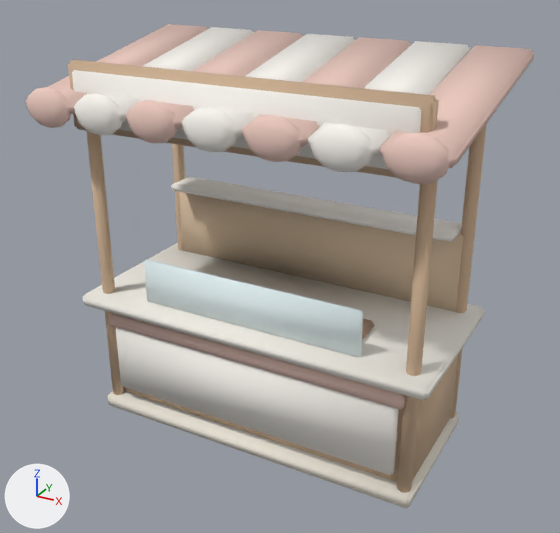
Before and after pictures for a commit that changed the FBX model CarrinhoSorvete_NovoProjeto/Assets/GirlPower/Orla3D/Models/MarketStall_Sushi.fbx.
The view is the same before and after, from a camera (50 mm lens) standing at (2.41, -4.39, 3.43) and looking at (0.05, -0.08, 1.28). The lights are fixed; the arrows at lower left show +X, +Y and +Z. The first picture is the older version. Where no turn or scale is listed for an object, it has been applied to the vertices.

Names of what the first picture shows: 'Estab_Base', 'Estab_CanopyFade'.
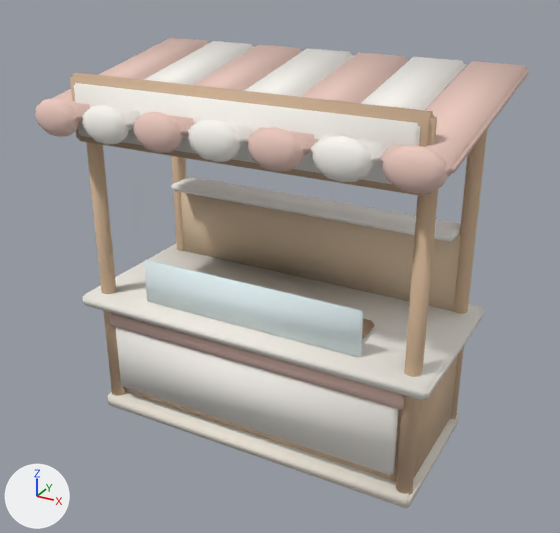
Location of each change, [x1, y1, x2, y2] in pixels of the pictures (560 x 533 px; the box of a moved part takes in the faces that stretch with it):
'Estab_Base', reshaped: before [68, 60, 487, 508]; after [70, 73, 487, 508]
'Estab_CanopyFade', reshaped, moved: before [26, 24, 534, 184]; after [35, 38, 529, 193]
part 1 of me_awning_0, moved or reshaped: before [26, 24, 208, 114]; after [35, 38, 209, 123]
part 2 of me_awning_0, moved or reshaped: before [26, 87, 71, 128]; after [35, 98, 79, 137]
part 3 of me_awning_0, moved or reshaped: before [74, 27, 254, 122]; after [82, 41, 254, 130]
part 4 of me_awning_0, moved or reshaped: before [75, 93, 122, 135]; after [82, 105, 129, 144]
part 5 of me_awning_0, moved or reshaped: before [125, 30, 303, 129]; after [133, 45, 302, 138]
part 6 of me_awning_0, moved or reshaped: before [181, 34, 355, 138]; after [188, 48, 354, 146]
part 7 of me_awning_0, moved or reshaped: before [242, 37, 411, 147]; after [247, 52, 408, 156]
part 8 of me_awning_0, moved or reshaped: before [308, 41, 470, 157]; after [311, 57, 466, 166]
part 9 of me_awning_0, moved or reshaped: before [310, 124, 372, 172]; after [312, 136, 374, 182]
part 10 of me_awning_0, moved or reshaped: before [380, 45, 534, 168]; after [381, 61, 529, 177]
part 11 of me_awning_0, moved or reshaped: before [383, 133, 449, 184]; after [382, 146, 449, 193]
part 12 of me_awning_0, moved or reshaped: before [127, 100, 301, 162]; after [133, 112, 305, 171]
part 13 of me_baseplinth, moved or reshaped: before [68, 60, 439, 178]; after [70, 73, 437, 196]
part 14 of me_baseplinth, moved or reshaped: before [72, 70, 421, 169]; after [74, 83, 420, 184]
part 15 of me_baseplinth, moved or reshaped (mostly hidden): before [86, 123, 487, 493]; after [86, 130, 487, 495]

Patch to the scene script:
```diff
--- a/CarrinhoSorvete_NovoProjeto/Assets/GirlPower/Orla3D/Models/MarketStall_Sushi.fbx.py
+++ b/CarrinhoSorvete_NovoProjeto/Assets/GirlPower/Orla3D/Models/MarketStall_Sushi.fbx.py
@@ me_baseplinth @@
-me_baseplinth.from_pydata(...)  # 848 vertices, 768 faces; spans x -1.32..1.32, y -0.64..0.62, z 0.0..2.64
+me_baseplinth.from_pydata(...)  # 864 vertices, 776 faces; spans x -1.32..1.32, y -0.64..0.62, z 0.0..2.56
+# me_baseplinth part 13: the loose piece of 32 vertices spanning x -1.22..1.22, y -0.62..-0.52, z 2.2..2.64 is moved by (0.0, 0.0, -0.08)
+# me_baseplinth part 14: the loose piece of 32 vertices spanning x -1.15..1.15, y -0.64..-0.56, z 2.25..2.59 is moved by (0.0, 0.0, -0.08)
+# me_baseplinth part 15
+# 76 vertices are removed from x -1.22..1.22, y -0.52..0.52, z 0.0..2.48
+# 48 faces are deleted
+# 4 vertices move within x -1.17..1.17, y -0.52..0.52, z 0.0
+# 48 vertices are added at x -1.23..1.23, y -0.52..0.53, z 0.0..2.38
+# 24 new vertices lie (0.0, 0.0, 2.2) away from vertices in x -1.23..1.23, y -0.52..-0.41, z 0.0
+# 20 new vertices lie (0.0, 0.0, 2.38) away from vertices in x -1.23..1.23, y 0.42..0.52, z 0.0
+# 56 new faces join them, mat_ac_woodwarm (beige #d3b596)
 me_baseplinth.materials.append(mat_ac_stonewarm)
@@ me_awning_0 @@
-me_awning_0.from_pydata(...)  # 588 vertices, 630 faces; spans x -1.41..1.41, y -0.88..0.75, z -0.29..0.19
+me_awning_0.from_pydata(...)  # 588 vertices, 630 faces; spans x -1.39..1.39, y -0.84..0.74, z -0.27..0.17
+# me_awning_0 part 1: the loose piece of 32 vertices spanning x -1.41..-1.02, y -0.83..0.75, z -0.19..0.19 is scaled about its middle by (0.968, 0.959, 0.87), then moved by (0.02, 0.02, 0.0)
+# me_awning_0 part 2: the loose piece of 52 vertices spanning x -1.38..-1.04, y -0.88..-0.74, z -0.29..-0.03 is moved by (0.02, 0.04, 0.01)
+# me_awning_0 part 3: the loose piece of 32 vertices spanning x -1.0..-0.61, y -0.83..0.75, z -0.19..0.19 is scaled about its middle by (0.968, 0.959, 0.87), then moved by (0.01, 0.02, 0.0)
+# me_awning_0 part 4: the loose piece of 52 vertices spanning x -0.98..-0.64, y -0.88..-0.74, z -0.29..-0.03 is moved by (0.01, 0.04, 0.01)
+# me_awning_0 part 5: the loose piece of 32 vertices spanning x -0.6..-0.21, y -0.83..0.75, z -0.19..0.19 is scaled about its middle by (0.968, 0.959, 0.87), then moved by (0.01, 0.02, 0.0)
+# me_awning_0 part 6: the loose piece of 32 vertices spanning x -0.19..0.19, y -0.83..0.75, z -0.19..0.19 is scaled about its middle by (0.968, 0.959, 0.87), then moved by (0.0, 0.02, 0.0)
+# me_awning_0 part 7: the loose piece of 32 vertices spanning x 0.21..0.6, y -0.83..0.75, z -0.19..0.19 is scaled about its middle by (0.968, 0.959, 0.87), then moved by (-0.01, 0.02, 0.0)
+# me_awning_0 part 8: the loose piece of 32 vertices spanning x 0.61..1.0, y -0.83..0.75, z -0.19..0.19 is scaled about its middle by (0.968, 0.959, 0.87), then moved by (-0.01, 0.02, 0.0)
+# me_awning_0 part 9: the loose piece of 52 vertices spanning x 0.64..0.98, y -0.88..-0.74, z -0.29..-0.03 is moved by (-0.01, 0.04, 0.01)
+# me_awning_0 part 10: the loose piece of 32 vertices spanning x 1.02..1.41, y -0.83..0.75, z -0.19..0.19 is scaled about its middle by (0.968, 0.959, 0.87), then moved by (-0.02, 0.02, 0.0)
+# me_awning_0 part 11: the loose piece of 52 vertices spanning x 1.04..1.38, y -0.88..-0.74, z -0.29..-0.03 is moved by (-0.02, 0.04, 0.01)
+# me_awning_0 part 12: 153 vertices removed from x -0.57..0.57, y -0.88..-0.74, z -0.29..-0.03; 153 vertices added at x -0.57..0.57, y -0.84..-0.7, z -0.26..-0.03
 me_awning_0.materials.append(mat_ac_coral)
@@ ob_estab_canopyfade @@
 ob_estab_canopyfade = bpy.data.objects.new('Estab_CanopyFade', me_awning_0)
-ob_estab_canopyfade.location = (0.0, 0.0, 2.54)
+ob_estab_canopyfade.location = (0.0, 0.0, 2.46)
```
